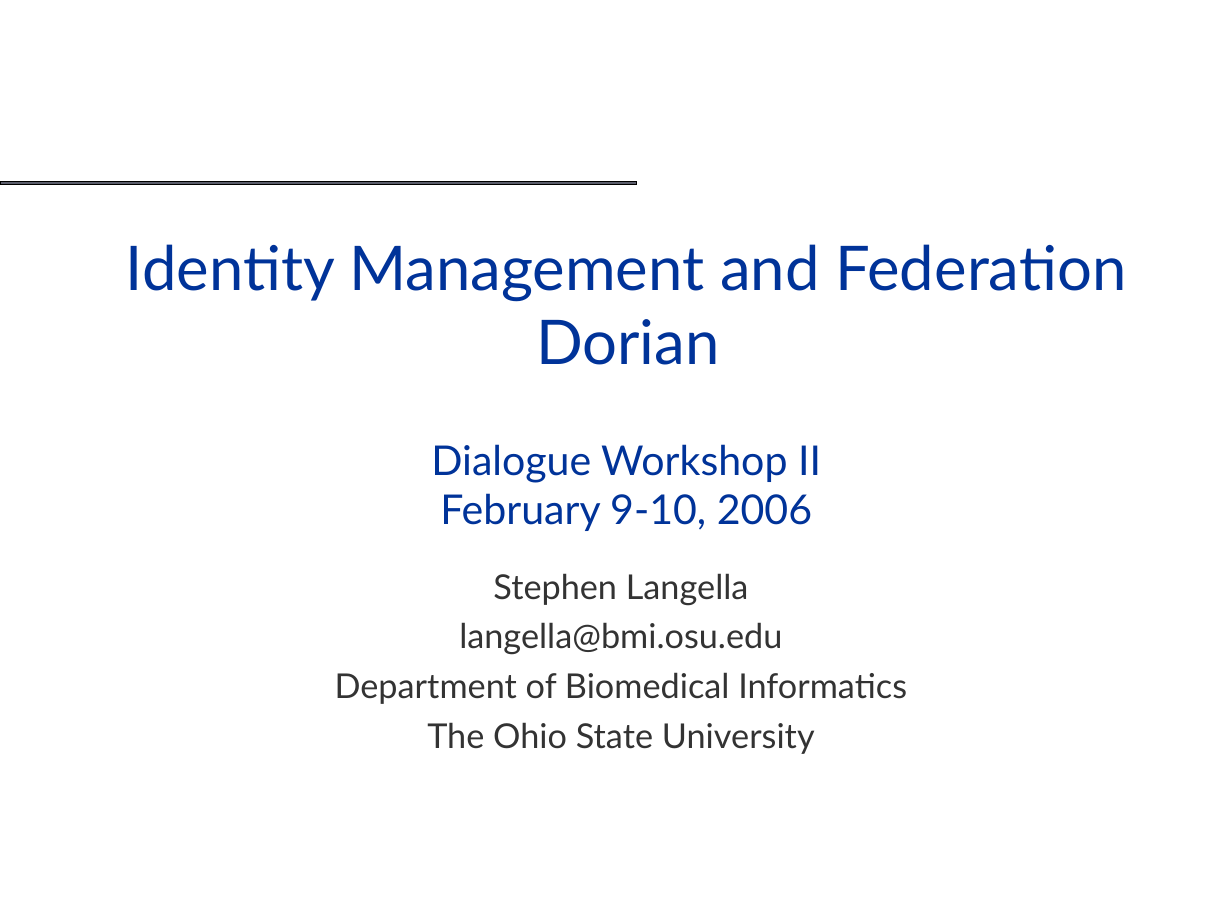
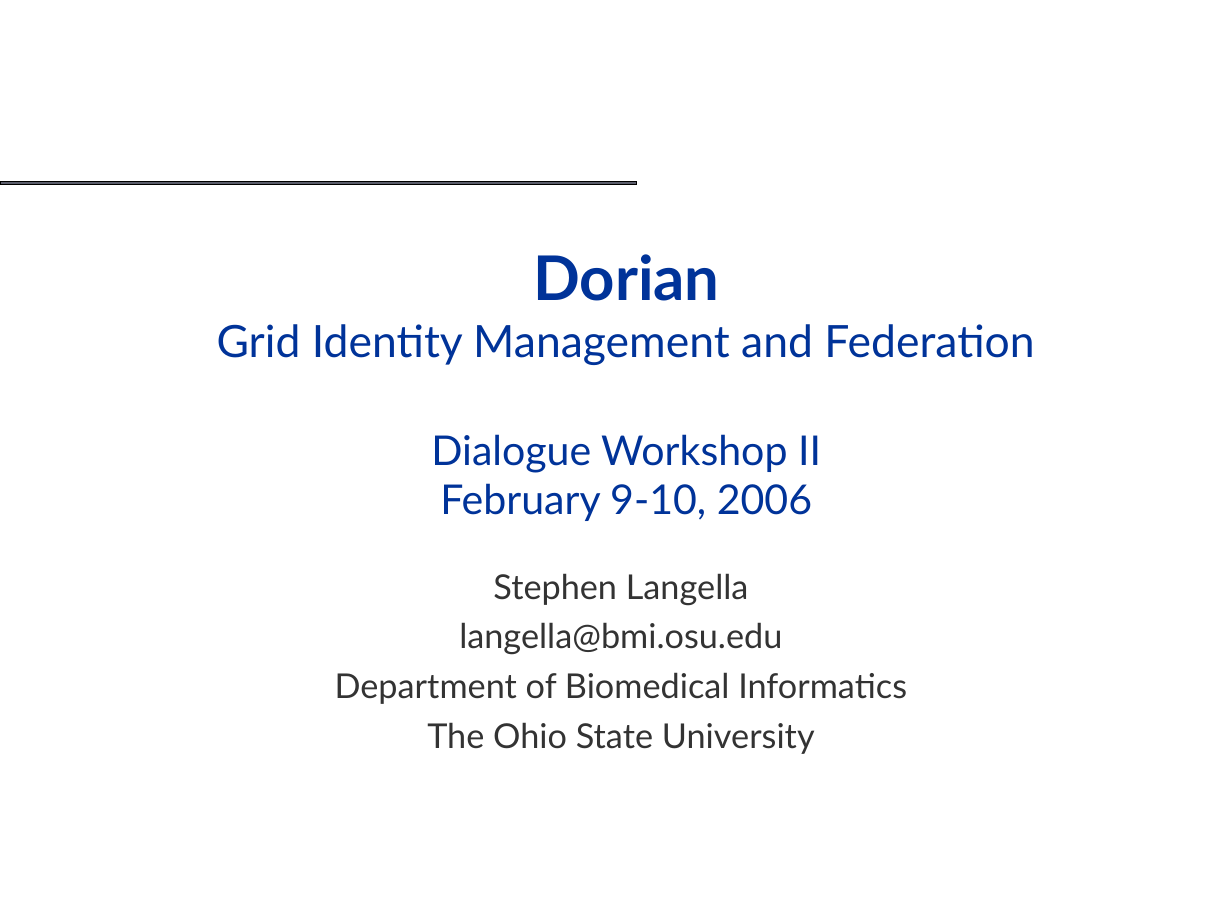
Before and after one commit to NCIP/cagrid-docs, a slide deck: slide 1 of presentations/dorian/Dorian_DIALOGUE2.ppt. Drawn at 1232x924 pixels with LibreOffice and Linux fonts; fonts in the diff are those of the drawing; background and template pictures are left out. Boxes give left, top, right and bottom in pixels: in the first picture for what was removed or moved away, otherwise in the second. Text is boxed around its words. In the diff, an @@ line names an element or a change of style, - is before the commit and + after.

```diff
--- a/presentations/dorian/Dorian_DIALOGUE2.ppt
+++ b/presentations/dorian/Dorian_DIALOGUE2.ppt
@@ title at [217, 254, 1034, 521]: text changed; size 36 to 26 pt @@
-Identity Management and Federation
-Dorian
-Dialogue Workshop II
-February 9-10, 2006
+Dorian
+Grid Identity Management and Federation
+Dialogue Workshop II
+February 9-10, 2006
```
Also in this commit, not shown: 8 slides added, 1 slide removed, 2 other files.
